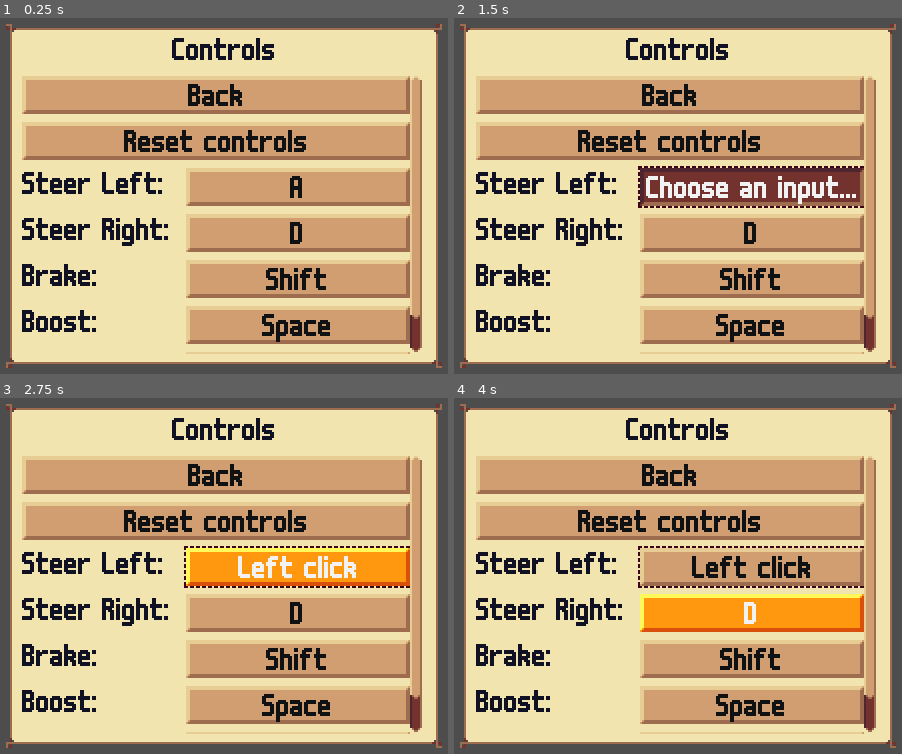
Above: before the commit, frames 1-4 (two rows, left to right).
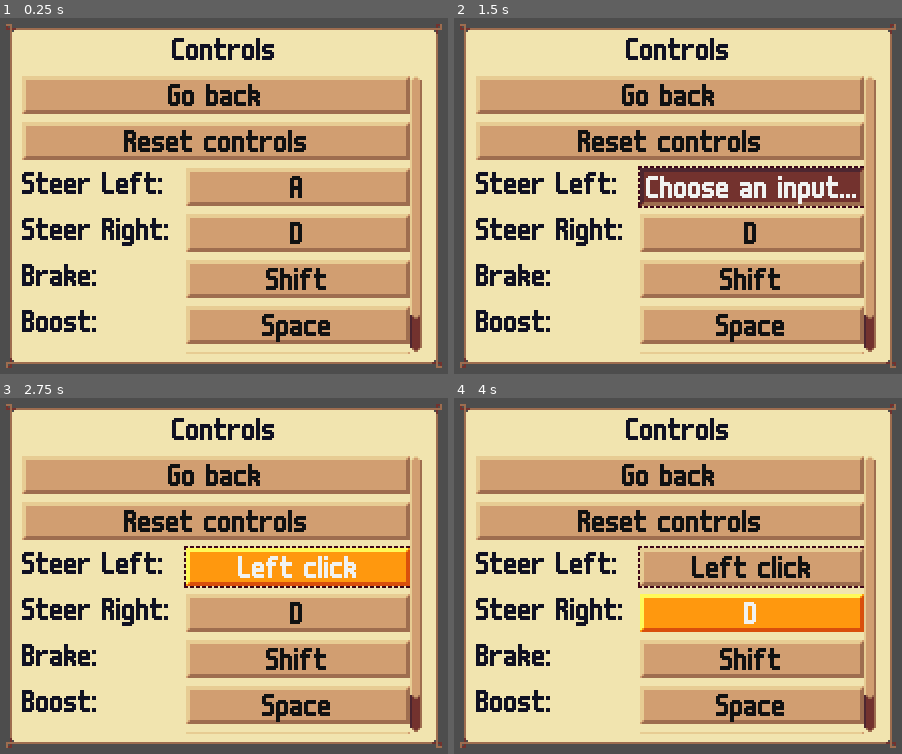
Above: after the commit, the same moments.

Repository: krobbi/afrogalypse
Game: Godot game, scene res://gui/cards/controls_gui_card.tscn
Two runs of this game, one before a commit and one after it. Both use one fixed random seed, a clock stepped at 60 frames per second and the inputs below. This scene is started directly instead of the project's main scene.
Inputs:
- Up to frame 1 (0.25 s): no input
- Up to frame 2 (1.5 s): click "Back" (after the commit: "Go back") at 0.5 s; click "A" at 1.25 s
- Up to frame 3 (2.75 s): click "Choose an input..." at 2 s
- Up to frame 4 (4 s): click "Left click" at 2.75 s; click "D" at 3.5 s

The runs differ from the first frame. In frame 1, 0.6% of the frame differs, in the area x 37-59%, y 18-25%; in frame 2, 0.6%; in frame 3, 0.6%; in frame 4, 0.6%.

Commit message:
Change back button to go back

Diff:
--- a/gui/cards/audio_gui_card.tscn
+++ b/gui/cards/audio_gui_card.tscn
@@ -10,9 +10,9 @@
 text = "heading.audio"
 horizontal_alignment = 1
 
-[node name="BackButton" type="Button" parent="VBoxContainer" index="1" groups=["focusable"]]
+[node name="GoBackButton" type="Button" parent="VBoxContainer" index="1" groups=["focusable"]]
 layout_mode = 2
-text = "button.back"
+text = "button.go_back"
 
 [node name="SoundVolume" parent="VBoxContainer" index="2" instance=ExtResource("2_q1jsx")]
 layout_mode = 2
@@ -22,4 +22,4 @@
 layout_mode = 2
 _key = "music"
 
-[connection signal="pressed" from="VBoxContainer/BackButton" to="." method="pop_card"]
+[connection signal="pressed" from="VBoxContainer/GoBackButton" to="." method="pop_card"]
--- a/gui/cards/controls_gui_card.tscn
+++ b/gui/cards/controls_gui_card.tscn
@@ -13,9 +13,9 @@
 text = "heading.controls"
 horizontal_alignment = 1
 
-[node name="BackButton" type="Button" parent="VBoxContainer/ScrollContainer/VBoxContainer" index="0" groups=["focusable"]]
+[node name="GoBackButton" type="Button" parent="VBoxContainer/ScrollContainer/VBoxContainer" index="0" groups=["focusable"]]
 layout_mode = 2
-text = "button.back"
+text = "button.go_back"
 
 [node name="ResetControlsButton" type="Button" parent="VBoxContainer/ScrollContainer/VBoxContainer" index="1" groups=["focusable"]]
 layout_mode = 2
@@ -45,5 +45,5 @@
 stream = ExtResource("4_u432a")
 bus = &"Sound"
 
-[connection signal="pressed" from="VBoxContainer/ScrollContainer/VBoxContainer/BackButton" to="." method="pop_card"]
+[connection signal="pressed" from="VBoxContainer/ScrollContainer/VBoxContainer/GoBackButton" to="." method="pop_card"]
 [connection signal="pressed" from="VBoxContainer/ScrollContainer/VBoxContainer/ResetControlsButton" to="." method="_on_reset_controls_button_pressed"]
--- a/gui/cards/settings_gui_card.tscn
+++ b/gui/cards/settings_gui_card.tscn
@@ -10,9 +10,9 @@
 text = "heading.settings"
 horizontal_alignment = 1
 
-[node name="BackButton" type="Button" parent="VBoxContainer" index="1" groups=["focusable"]]
+[node name="GoBackButton" type="Button" parent="VBoxContainer" index="1" groups=["focusable"]]
 layout_mode = 2
-text = "button.back"
+text = "button.go_back"
 
 [node name="AudioButton" type="Button" parent="VBoxContainer" index="2" groups=["focusable"]]
 layout_mode = 2
@@ -34,7 +34,7 @@
 stream = ExtResource("2_yv1w6")
 bus = &"Sound"
 
-[connection signal="pressed" from="VBoxContainer/BackButton" to="." method="pop_card"]
+[connection signal="pressed" from="VBoxContainer/GoBackButton" to="." method="pop_card"]
 [connection signal="pressed" from="VBoxContainer/AudioButton" to="." method="push_card" binds= ["audio"]]
 [connection signal="pressed" from="VBoxContainer/ControlsButton" to="." method="push_card" binds= ["controls"]]
 [connection signal="pressed" from="VBoxContainer/TutorialButton" to="." method="push_card" binds= ["tutorial"]]
--- a/resources/translations/text.csv
+++ b/resources/translations/text.csv
@@ -5,11 +5,11 @@
 action.steer_left,"Steer Left:"
 action.steer_right,"Steer Right:"
 button.audio,"Audio"
-button.back,"Back"
 button.continue,"Continue"
 button.controls,"Controls"
 button.credits,"Credits"
 button.end_run,"End run"
+button.go_back,"Go back"
 button.quit,"Quit"
 button.reset_controls,"Reset controls"
 button.resume,"Resume"
